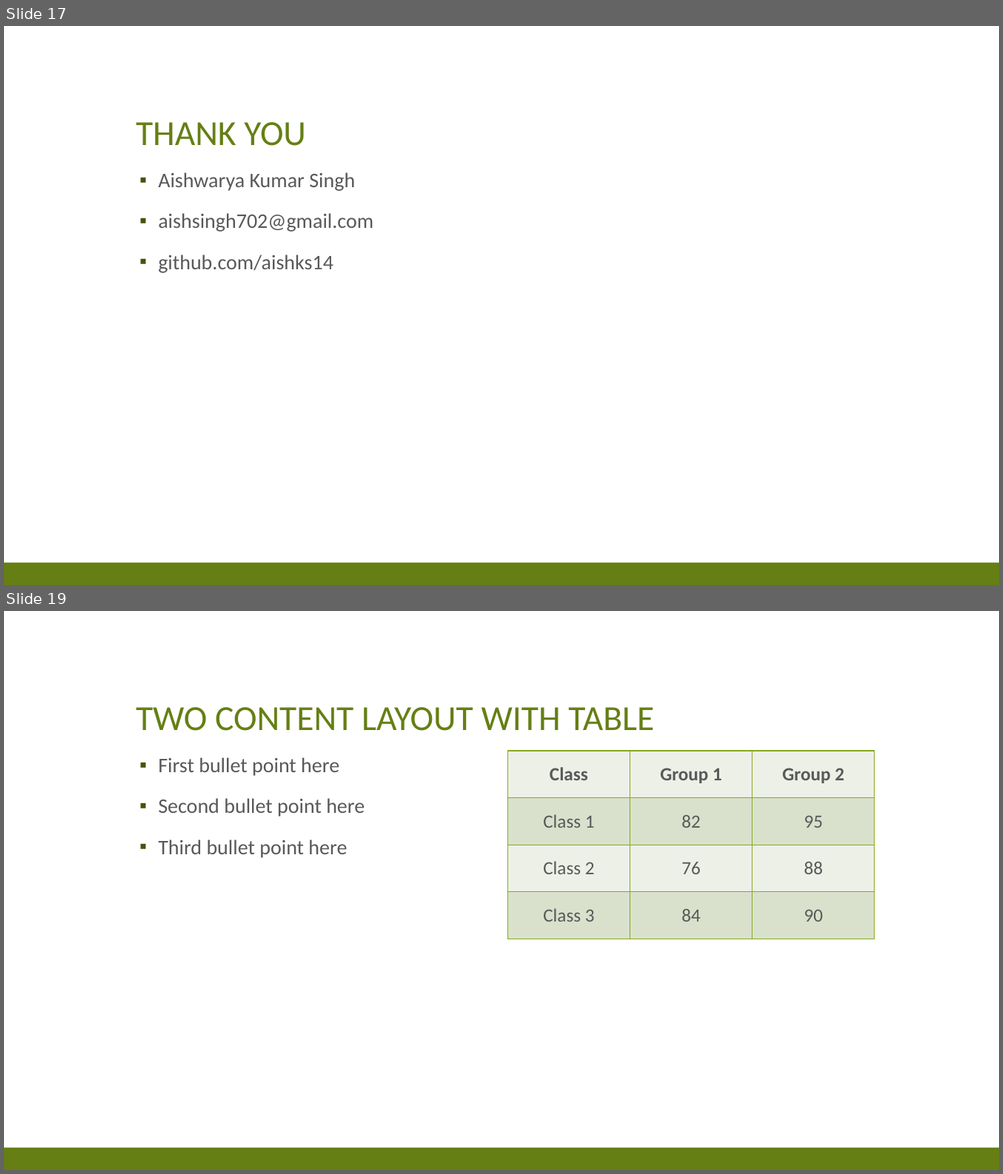
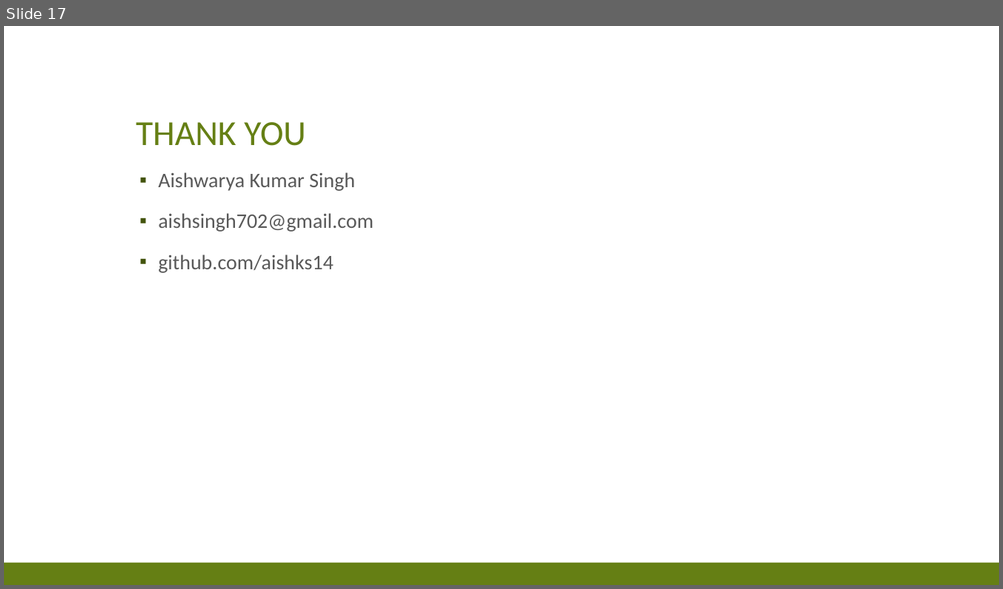
Before and after one commit to aishks14/pharma-trend-forecasting, a slide deck: assets/presentations/Rossmann Store Sales Forecasting Pipeline.pptx. Shown one above the other, each under a label of ours: slides 17 and 19 before the commit, slide 17 after it; the slides between them are not shown. The pictures are 1003x1174 and 1003x589 pixels, drawn with LibreOffice and Linux fonts; fonts in the diff are those of the drawing. Boxes give left, top, right and bottom in pixels: in the first picture for what was removed or moved away, otherwise in the second. Text is boxed around its words. In the diff, an @@ line names an element or a change of style, - is before the commit and + after.

```diff
--- a/assets/presentations/Rossmann Store Sales Forecasting Pipeline.pptx
+++ b/assets/presentations/Rossmann Store Sales Forecasting Pipeline.pptx
@@ slide 19 removed at box(4, 611, 999, 1170), background #FFFFFF; not listed: 1 template element that a slide beside it also shows @@
@@ title removed at box(136, 707, 654, 731) @@
-TWO CONTENT LAYOUT WITH TABLE
@@ text removed at box(158, 758, 364, 858) @@
-▪ First bullet point here
-▪ Second bullet point here
-▪ Third bullet point here
@@ table removed at box(508, 752, 875, 940), 4 rows, 3 columns @@
-Class | Group 1 | Group 2
-Class 1 | 82 | 95
-Class 2 | 76 | 88
-Class 3 | 84 | 90
```
Also in this commit, not shown: 9 other slides removed.
